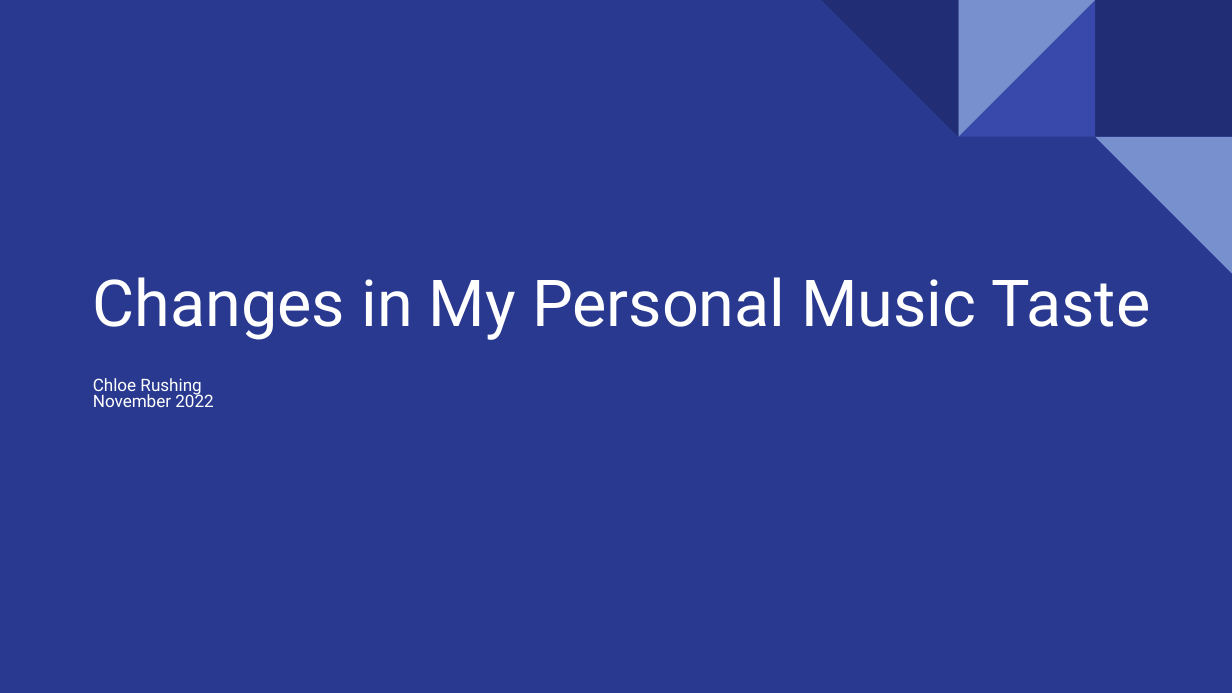
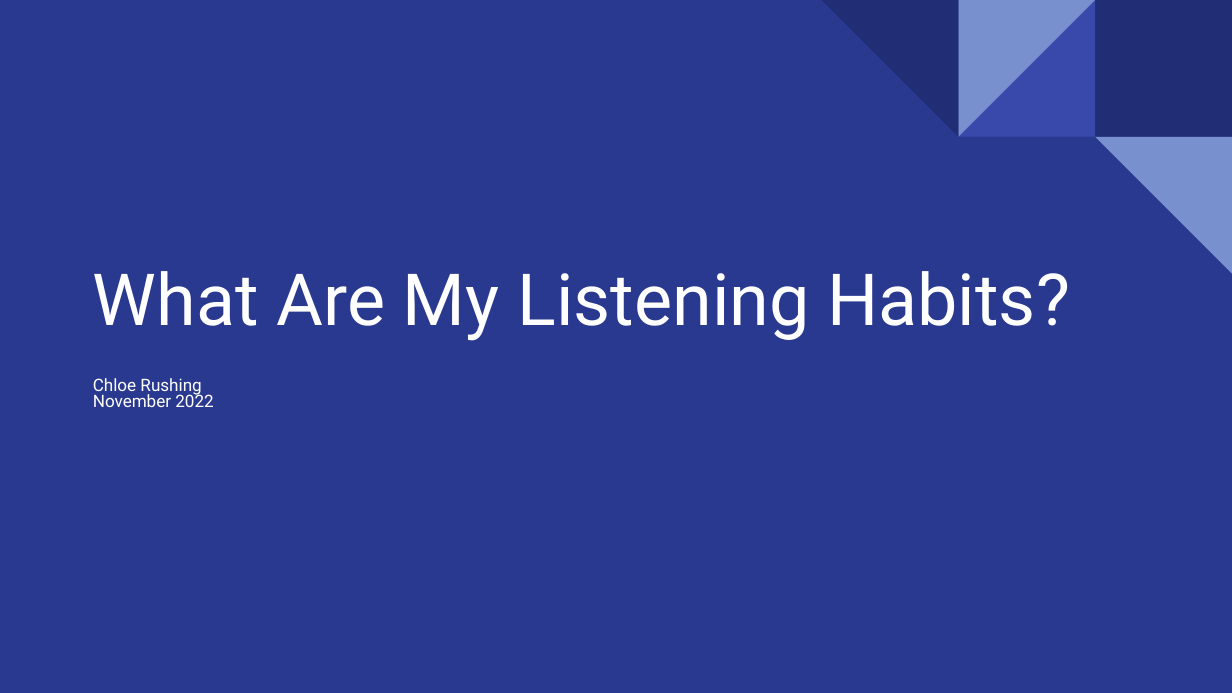
Before and after one commit to chloelinli/image-classification, a slide deck: slide 1 of projects/spotify_listening/presentations/my_music_taste.pptx. Drawn at 1232x693 pixels with LibreOffice and Linux fonts; fonts in the diff are those of the drawing. Boxes give left, top, right and bottom in pixels: in the first picture for what was removed or moved away, otherwise in the second. Text is boxed around its words. In the diff, an @@ line names an element or a change of style, - is before the commit and + after.

```diff
--- a/projects/spotify_listening/presentations/my_music_taste.pptx
+++ b/projects/spotify_listening/presentations/my_music_taste.pptx
@@ title at (93, 271, 1070, 341): text changed; size 37.8 to 42 pt @@
-Changes in My Personal Music Taste
+What Are My Listening Habits?
```
Also in this commit, not shown: 5 other slides changed, 3 slides added, 4 slides removed, 1 other file.
